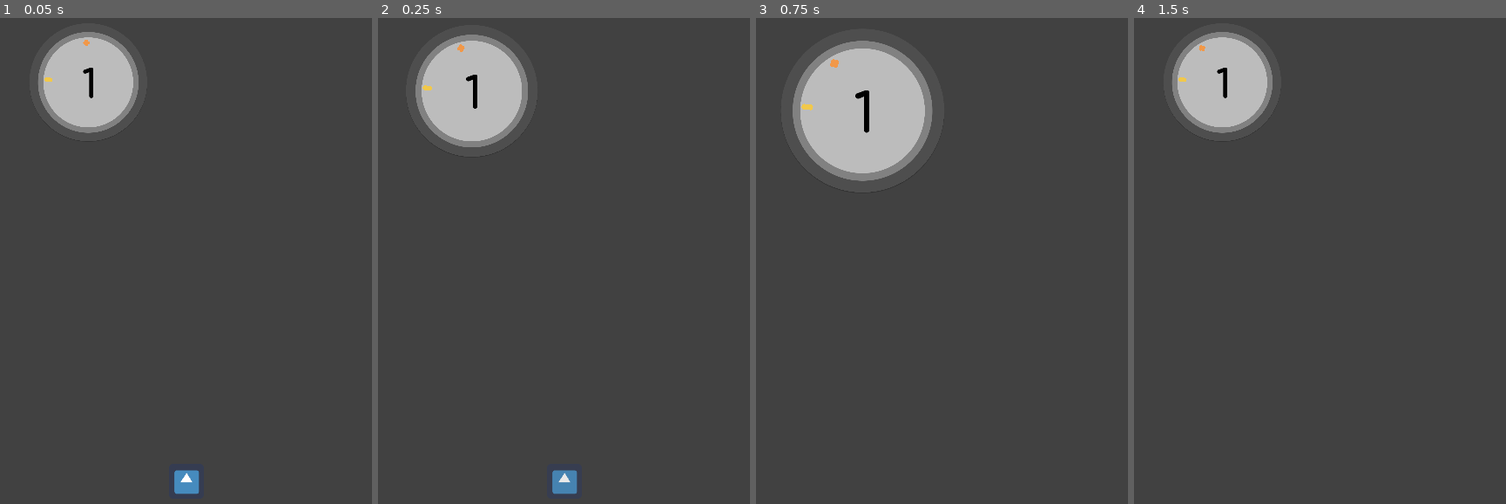
Above: before the commit, frames 1-4 (left to right).
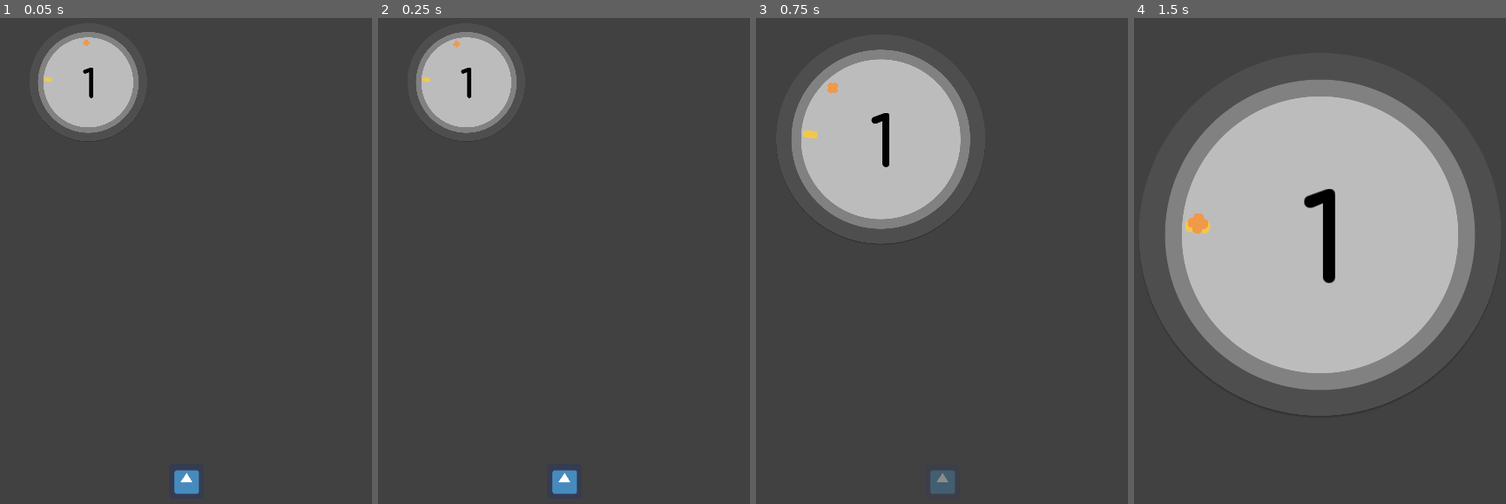
Above: after the commit, the same moments.

Repository: takecare/popthelock
Game: Godot game, scene res://scenes/Start.tscn
Two runs of this game, one before a commit and one after it. Both use one fixed random seed, a clock stepped at 60 frames per second and the inputs below. The engine's default icon, where the game draws it, is replaced by a stand-in: a white triangle on a blue panel in a dark square.
Inputs (mouse positions are in pixels of both pictures, inside the frame that each line leads up to):
- Up to frame 1 (0.05 s): no input
- Up to frame 2 (0.25 s): no input
- Up to frame 3 (0.75 s): click (942, 479) at 0.5 s
- Up to frame 4 (1.5 s): tap Enter at 1.25 s; move the mouse to (1405, 231) at 1.27 s; hold W from 1.28 s (still down); click (1405, 231) at 1.35 s

Frame 1 is identical in both runs. In frame 2, 2.3% of the frame differs, in the area x 10-41%, y 2-27%; in frame 3, 9.4%; in frame 4, 45%, in the area x 8-92%, y 2-77%.

Commit message:
slow down crosshair when missed

Diff:
--- a/scripts/Main.gd
+++ b/scripts/Main.gd
@@ -8,12 +8,12 @@
 export(int) var level = 0
 export(int) var count = progression[0]
 
-var is_playing: bool = false
+enum PlayState { Demo, Playing, Missed, Stopped }
+var state = PlayState.Demo
 
 enum CrosshairPosition { Before, EnteredRight, ExitedTarget, EnteredLeft, ExitedRight, ExitedLeft }
 onready var crosshair = $Game/Crosshair
 var crosshair_rotation_direction: int = RotationDirection.CW
-var should_crosshair_rotate: bool = true
 var crosshair_speed: float = 1
 var crosshair_rotation: float = 0
 var crosshair_state = CrosshairPosition.Before
@@ -40,14 +40,19 @@
   random.randomize()
   _reposition_target()
   # debug:
-  yield(get_tree().create_timer(0.2), "timeout")
-  _on_start_button_tapped($GUI/HBox/StartButton)
+  #yield(get_tree().create_timer(0.2), "timeout")
+  #_on_start_button_tapped($GUI/HBox/StartButton)
 
 
 func _process(delta: float) -> void:
-  if not should_crosshair_rotate:
-    return
-  _move_crosshair(delta)
+  if state == PlayState.Playing or state == PlayState.Demo:
+    _move_crosshair(delta)
+  elif state == PlayState.Missed:
+    crosshair_speed -= speed_step / 2
+    if crosshair_speed <= 0:
+      _game_over()
+    else:
+      _move_crosshair(delta)
 
 
 func _move_crosshair(delta: float) -> void:
@@ -61,7 +66,7 @@
 
 
 func _on_target_hit() -> void:
-  if !is_playing or $Game/Score.in_progress:
+  if state != PlayState.Playing or $Game/Score.in_progress:
     return
   _reposition_target()
   decrease_count()
@@ -93,16 +98,18 @@
 
 
 func _on_target_missed() -> void:
-  if !is_playing:
+  if state != PlayState.Playing:
     return
+  state = PlayState.Missed
+
+
+func _game_over() -> void:
+  state = PlayState.Stopped
   _back_to_menu()
   level = 0
   count = progression[level]
   crosshair_speed = 1
   score.set_score(count)
-  # TODO slowdown crosshair's movement instead of stopping outright
-  should_crosshair_rotate = false
-  #reset_target()
 
 
 func reset_target() -> void:
@@ -112,13 +119,13 @@
 func _on_start_button_tapped(origin: FadeButton) -> void:
   origin.fade_out()
   camera.zoom_in()
-  is_playing = true
+  state = PlayState.Playing
 
 
 func _back_to_menu() -> void:
   start_button.fade_in()
   camera.zoom_out()
-  is_playing = false
+  state = PlayState.Stopped
 
 
 func _on_target_entered_left() -> void:
